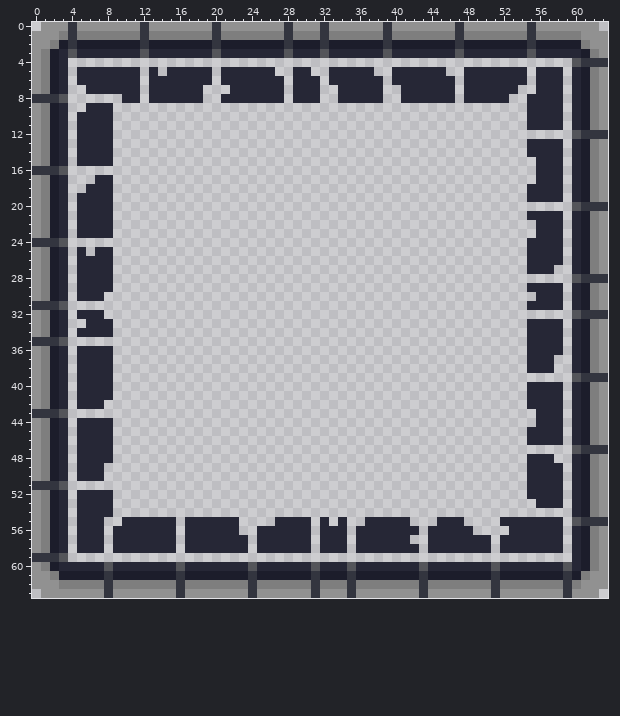
Pixel-art sprite -- Operation_Escape/Assets/Palette/TileMap_FrameOutside.png. Above, as it was before the edit.
The file is 64x64 pixels. Colours within 5 levels of each other are drawn and written as one.
After:
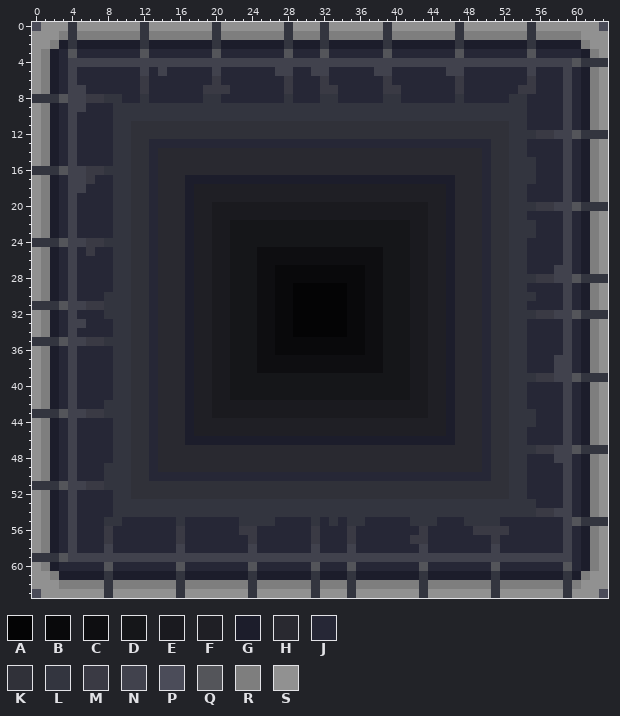
Palette (. is transparent): A #040405  B #09090b  C #0e0e11  D #151619  E #1a1a1f  F #1f1f25  G #1c1d2b  H #292930  J #262736  K #303139  L #33353f  M #3a3a44  N #41424d  P #4b4c59  Q #54555a  R #7e7e7e  S #919191
Change:
Changed rows in their new state; - is an unchanged pixel.
first column x 0:
 0 P--------------------------------------------------------------P
first column x 4:
 4 NNNNNNNNNNNNNNNNNNNNNNNNNNNNNNNNNNNNNNNNNNNNNNNNNNNNNNNN
 5 N-------N-N-----N------NN--NN-----NN------NN-------N---N
 6 N-------M-------M-------M---M------M-------M-------M---N
 7 NN------M------MMM------M---MM-----MM------M------MM---N
 8 NNMMLL--L------LL-------L---LL-----LL------L-----LL----N
 9 NN---LLLLLLLLLLLLLLLLLLLLLLLLLLLLLLLLLLLLLLLLLLLLLL----N
10 N----LLLLLLLLLLLLLLLLLLLLLLLLLLLLLLLLLLLLLLLLLLLLLL----N
11 N----LLKKKKKKKKKKKKKKKKKKKKKKKKKKKKKKKKKKKKKKKKKKLL----N
12 N----LLKKKKKKKKKKKKKKKKKKKKKKKKKKKKKKKKKKKKKKKKKKLLLMMNN
13 N----LLKKJJJJJJJJJJJJJJJJJJJJJJJJJJJJJJJJJJJJJJKKLL----N
14 N----LLKKJHHHHHHHHHHHHHHHHHHHHHHHHHHHHHHHHHHHHJKKLL----N
15 N----LLKKJHHHHHHHHHHHHHHHHHHHHHHHHHHHHHHHHHHHHJKKLLL---N
16 NNMMLLLKKJHHHHHHHHHHHHHHHHHHHHHHHHHHHHHHHHHHHHJKKLLL---N
17 NNM--LLKKJHHHGGGGGGGGGGGGGGGGGGGGGGGGGGGGGGHHHJKKLLL---N
18 NN---LLKKJHHHGFFFFFFFFFFFFFFFFFFFFFFFFFFFFGHHHJKKLL----N
19 N----LLKKJHHHGFFFFFFFFFFFFFFFFFFFFFFFFFFFFGHHHJKKLL----N
20 N----LLKKJHHHGFFEEEEEEEEEEEEEEEEEEEEEEEEFFGHHHJKKLLLMMNN
21 N----LLKKJHHHGFFEEEEEEEEEEEEEEEEEEEEEEEEFFGHHHJKKLL----N
22 N----LLKKJHHHGFFEEDDDDDDDDDDDDDDDDDDDDEEFFGHHHJKKLLL---N
23 N----LLKKJHHHGFFEEDDDDDDDDDDDDDDDDDDDDEEFFGHHHJKKLLL---N
24 NNMMLLLKKJHHHGFFEEDDDDDDDDDDDDDDDDDDDDEEFFGHHHJKKLL----N
25 N-M--LLKKJHHHGFFEEDDDCCCCCCCCCCCCCCDDDEEFFGHHHJKKLL----N
26 N----LLKKJHHHGFFEEDDDCCCCCCCCCCCCCCDDDEEFFGHHHJKKLL----N
27 N----LLKKJHHHGFFEEDDDCCBBBBBBBBBBCCDDDEEFFGHHHJKKLL---NN
28 N----LLKKJHHHGFFEEDDDCCBBBBBBBBBBCCDDDEEFFGHHHJKKLLLMMNN
29 N----LLKKJHHHGFFEEDDDCCBBAAAAAABBCCDDDEEFFGHHHJKKLL----N
30 N---LLLKKJHHHGFFEEDDDCCBBAAAAAABBCCDDDEEFFGHHHJKKLLL---N
31 NNMMLLLKKJHHHGFFEEDDDCCBBAAAAAABBCCDDDEEFFGHHHJKKLL----N
32 N---LLLKKJHHHGFFEEDDDCCBBAAAAAABBCCDDDEEFFGHHHJKKLLLMMNN
33 NN---LLKKJHHHGFFEEDDDCCBBAAAAAABBCCDDDEEFFGHHHJKKLL----N
34 N----LLKKJHHHGFFEEDDDCCBBAAAAAABBCCDDDEEFFGHHHJKKLL----N
35 NNMMLLLKKJHHHGFFEEDDDCCBBBBBBBBBBCCDDDEEFFGHHHJKKLL----N
36 N----LLKKJHHHGFFEEDDDCCBBBBBBBBBBCCDDDEEFFGHHHJKKLL----N
37 N----LLKKJHHHGFFEEDDDCCCCCCCCCCCCCCDDDEEFFGHHHJKKLL---NN
38 N----LLKKJHHHGFFEEDDDCCCCCCCCCCCCCCDDDEEFFGHHHJKKLL---NN
39 N----LLKKJHHHGFFEEDDDDDDDDDDDDDDDDDDDDEEFFGHHHJKKLLLMMNN
40 N----LLKKJHHHGFFEEDDDDDDDDDDDDDDDDDDDDEEFFGHHHJKKLL----N
41 N----LLKKJHHHGFFEEDDDDDDDDDDDDDDDDDDDDEEFFGHHHJKKLL----N
42 N---LLLKKJHHHGFFEEEEEEEEEEEEEEEEEEEEEEEEFFGHHHJKKLL----N
43 NNMMLLLKKJHHHGFFEEEEEEEEEEEEEEEEEEEEEEEEFFGHHHJKKLLL---N
44 N----LLKKJHHHGFFFFFFFFFFFFFFFFFFFFFFFFFFFFGHHHJKKLLL---N
45 N----LLKKJHHHGFFFFFFFFFFFFFFFFFFFFFFFFFFFFGHHHJKKLL----N
46 N----LLKKJHHHGGGGGGGGGGGGGGGGGGGGGGGGGGGGGGHHHJKKLL----N
47 N----LLKKJHHHHHHHHHHHHHHHHHHHHHHHHHHHHHHHHHHHHJKKLLLMMNN
48 N----LLKKJHHHHHHHHHHHHHHHHHHHHHHHHHHHHHHHHHHHHJKKLL---NN
49 N---LLLKKJHHHHHHHHHHHHHHHHHHHHHHHHHHHHHHHHHHHHJKKLL----N
50 N---LLLKKJJJJJJJJJJJJJJJJJJJJJJJJJJJJJJJJJJJJJJKKLL----N
51 NNMMLLLKKKKKKKKKKKKKKKKKKKKKKKKKKKKKKKKKKKKKKKKKKLL----N
52 N----LLKKKKKKKKKKKKKKKKKKKKKKKKKKKKKKKKKKKKKKKKKKLL----N
53 N----LLLLLLLLLLLLLLLLLLLLLLLLLLLLLLLLLLLLLLLLLLLLLLL---N
54 N----LLLLLLLLLLLLLLLLLLLLLLLLLLLLLLLLLLLLLLLLLLLLLLLMMNN
55 N---LL------L------LLLL----L-L-LL-----LLL---LLLL-------N
56 N---M-------M------MM------M---M-------M-----MMMM------N
57 N---M-------M-------M------M---M------MM-------M-------N
58 N---N-------N-------N------N---N-------N-------N-------N
59 NNNNNNNNNNNNNNNNNNNNNNNNNNNNNNNNNNNNNNNNNNNNNNNNNNNNNNNN
first column x 0:
63 P--------------------------------------------------------------P
Where, in picture pixels (left, top, right, bottom), the same in both pictures:
added: (32, 22, 572, 562)
added: (599, 22, 608, 31)
added: (32, 589, 41, 598)
added: (599, 589, 608, 598)
